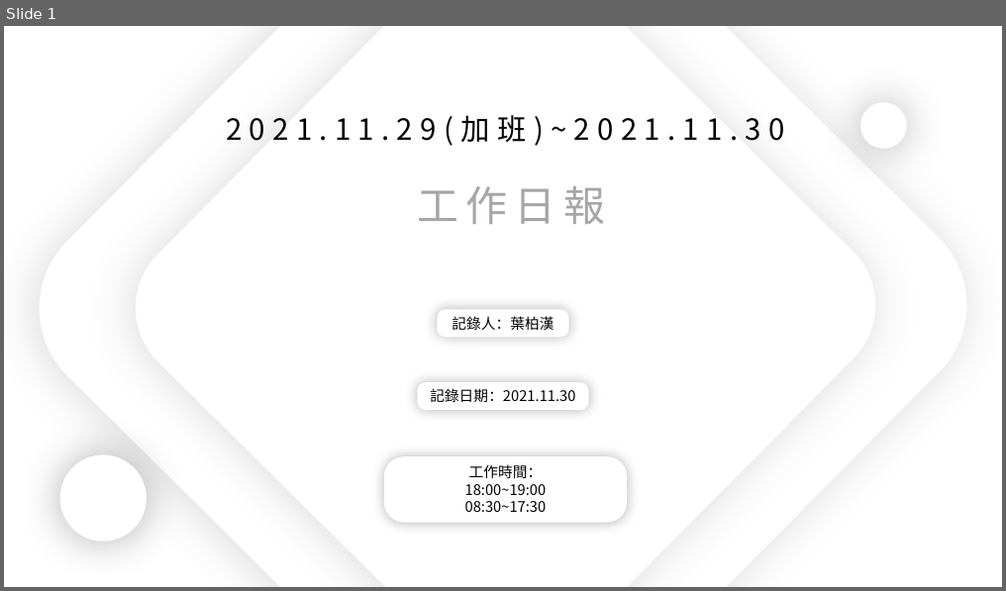
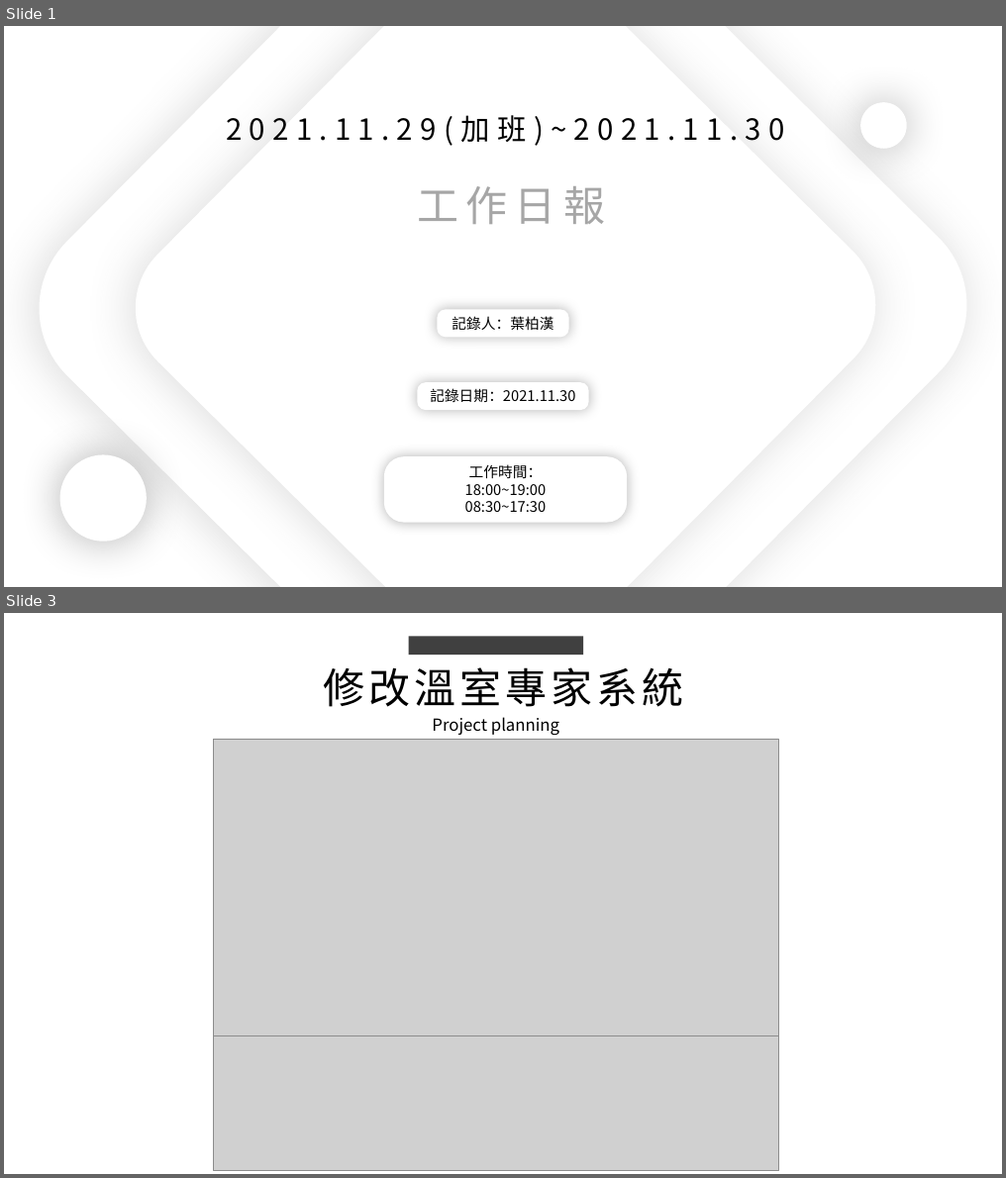
Before and after one commit to ZheHong1021/ExcelSystem, a slide deck: 工作日報_葉柏漢/2021.11/2021.11.29(加班)_2021.11.30工作日報_葉柏漢.pptx. Shown one above the other, each under a label of ours: slide 1 before the commit, slides 1 and 3 after it; the slides between them are not shown. The pictures are 1006x591 and 1006x1178 pixels, drawn with LibreOffice and Linux fonts; fonts in the diff are those of the drawing; grey boxes stand for pictures. Boxes give left, top, right and bottom in pixels: in the first picture for what was removed or moved away, otherwise in the second. Text is boxed around its words. In the diff, an @@ line names an element or a change of style, - is before the commit and + after.

```diff
--- a/工作日報_葉柏漢/2021.11/2021.11.29(加班)_2021.11.30工作日報_葉柏漢.pptx
+++ b/工作日報_葉柏漢/2021.11/2021.11.29(加班)_2021.11.30工作日報_葉柏漢.pptx
@@ slide 3 added at box(4, 613, 1002, 1174), background #FFFFFF @@
@@ rectangle added at box(409, 636, 583, 655), fill #404040 @@
@@ text added at box(323, 667, 684, 707), 40 pt, text #000000 @@
+修改溫室專家系統
@@ text added at box(432, 717, 559, 735), 16 pt, text #000000 @@
+Project planning
@@ picture added at box(214, 739, 779, 1037) @@
@@ picture added at box(214, 1037, 779, 1170) @@
```
Also in this commit, not shown: 1 slide changed, 2 other slides added, 1 other file.
